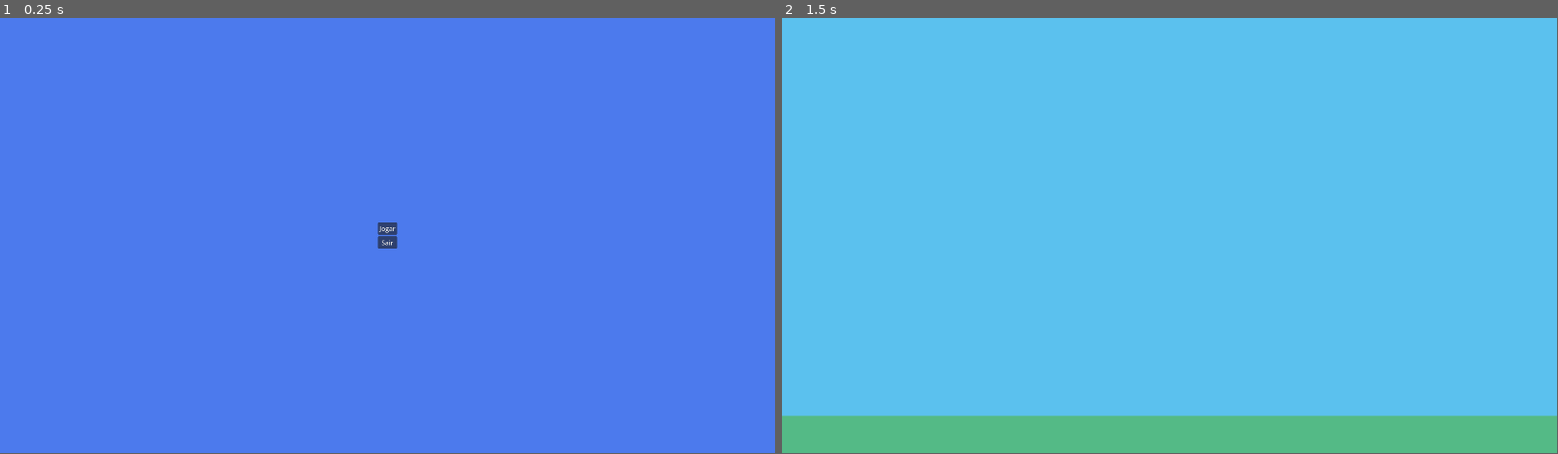
Above: before the commit, frames 1-2 (left to right).
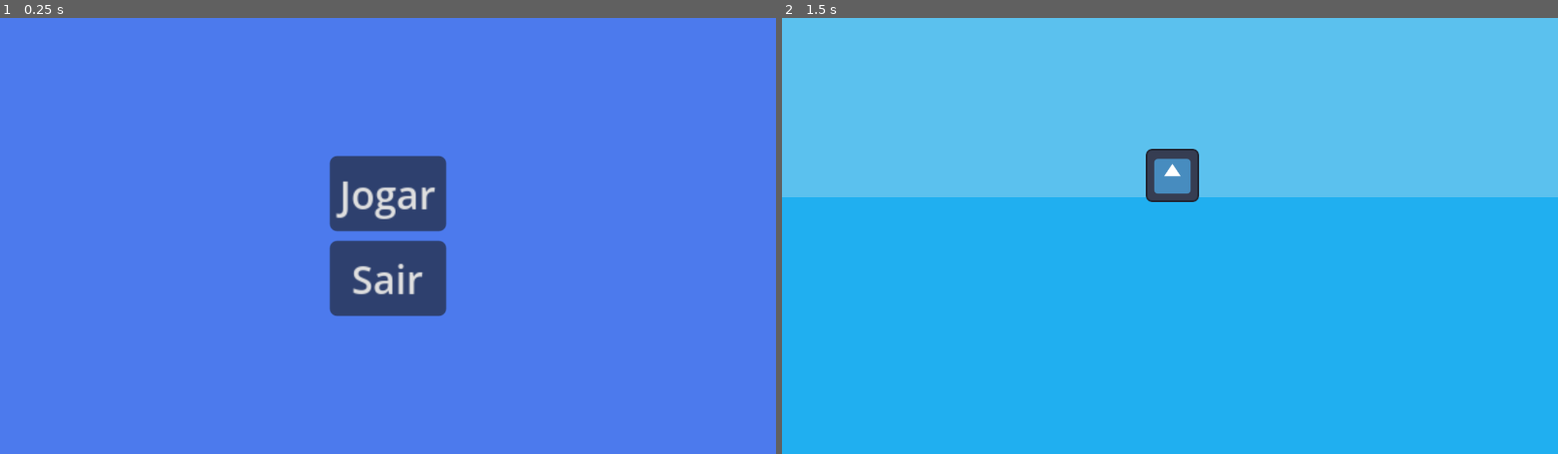
Above: after the commit, the same moments.

Repository: Bad-Onion/gyotaku
Game: Godot game, scene res://main.tscn
Two runs of this game, one before a commit and one after it. Both use one fixed random seed, a clock stepped at 60 frames per second and the inputs below. The engine's default icon, where the game draws it, is replaced by a stand-in: a white triangle on a blue panel in a dark square.
Inputs:
- Up to frame 1 (0.25 s): no input
- Up to frame 2 (1.5 s): click "Jogar" at 0.5 s; tap Enter at 1.25 s
The window is 799x449 before the commit and 800x450 after it. Grey fills any space a smaller window leaves; there, only what the larger window draws over its background counts as a difference.

The runs differ from the first frame. In frame 1, 5.2% of the frame differs, in the area x 42-58%, y 31-69%; in frame 2, 59%, in the area x 0-100%, y 0-100%.

Commit message:
change resolution

Diff:
--- a/gyotaku/project.godot
+++ b/gyotaku/project.godot
@@ -17,9 +17,11 @@
 
 [display]
 
-window/size/viewport_width=1920
-window/size/viewport_height=1080
+window/size/viewport_width=320
+window/size/viewport_height=180
 window/size/mode=2
+window/stretch/mode="canvas_items"
+window/stretch/scale_mode="integer"
 
 [physics]
 
--- a/gyotaku/scenes/levels/level_1.tscn
+++ b/gyotaku/scenes/levels/level_1.tscn
@@ -1,14 +1,30 @@
 [gd_scene format=3 uid="uid://bnk2jwk8ek25f"]
+
+[ext_resource type="Texture2D" uid="uid://glrkeutf2hky" path="res://assets/icons/icon.svg" id="1_ksju7"]
 
 [node name="Level1" type="Node2D" unique_id=1565577455]
 
-[node name="Grass" type="ColorRect" parent="." unique_id=1337434954]
-offset_top = 987.0
-offset_right = 1920.0
-offset_bottom = 1080.0
-color = Color(0.3279621, 0.7297676, 0.52658176, 1)
+[node name="Background" type="Node" parent="." unique_id=2001595502]
 
-[node name="Sky" type="ColorRect" parent="." unique_id=6831725]
-offset_right = 1920.0
-offset_bottom = 987.0
+[node name="Sky" type="ColorRect" parent="Background" unique_id=6831725]
+anchors_preset = 10
+anchor_right = 1.0
+offset_bottom = 74.0
+grow_horizontal = 2
 color = Color(0.35686275, 0.75686276, 0.93333334, 1)
+
+[node name="Water" type="ColorRect" parent="Background" unique_id=1337434954]
+anchors_preset = 12
+anchor_top = 1.0
+anchor_right = 1.0
+anchor_bottom = 1.0
+offset_top = -106.0
+grow_horizontal = 2
+grow_vertical = 0
+color = Color(0.124716125, 0.6877827, 0.9413924, 1)
+
+[node name="Sprite2D" type="Sprite2D" parent="." unique_id=393233768]
+z_index = 1
+position = Vector2(161, 65)
+scale = Vector2(0.171875, 0.171875)
+texture = ExtResource("1_ksju7")
